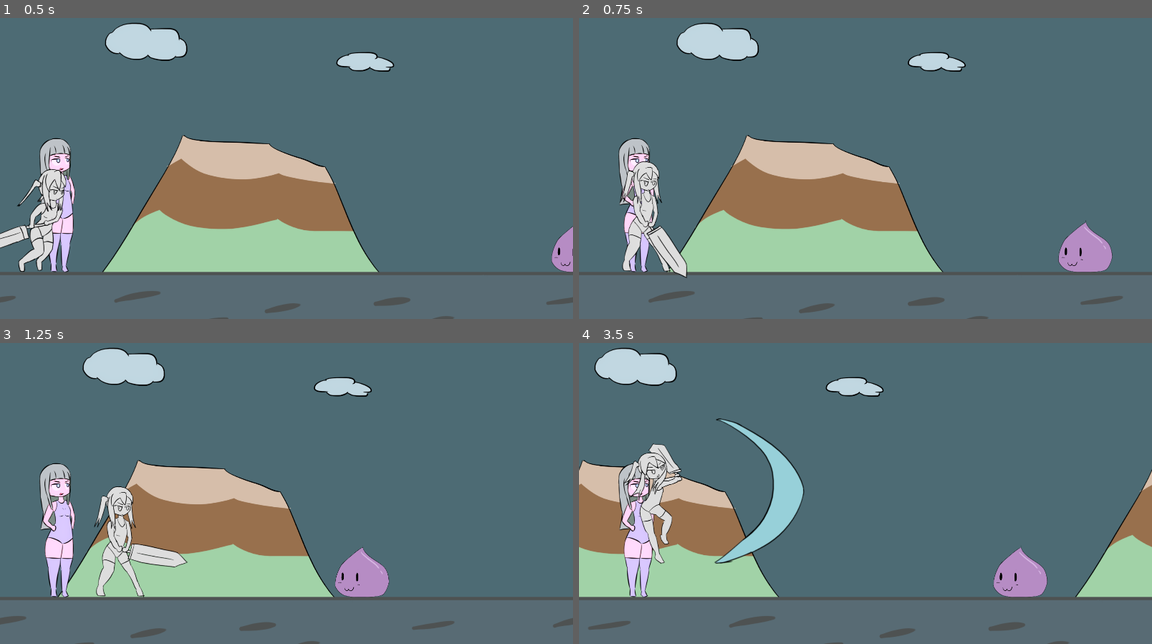
Above: before the commit, frames 1-4 (two rows, left to right).
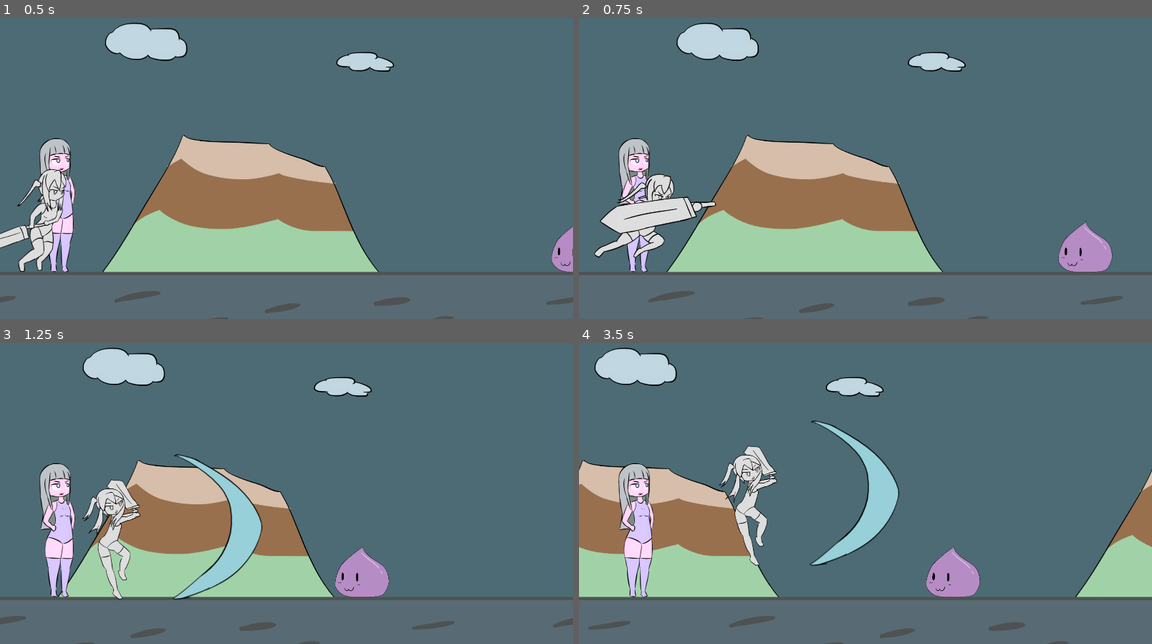
Above: after the commit, the same moments.

Repository: BeatMil/Animurun
Game: Godot game, scene res://Scenes/Forest.tscn
The game is run twice, just before and just after one commit, with the same random seed, the same clock (stepped at 60 frames per second) and the same inputs.
Inputs:
- Up to frame 1 (0.5 s): no input
- Up to frame 2 (0.75 s): tap Enter (ui_accept) at 0.5 s; hold U (block, bound only after the commit) from 0.53 s (still down)
- Up to frame 3 (1.25 s): keep holding U (block, bound only after the commit); tap Enter (ui_accept) at 0.77 s
- Up to frame 4 (3.5 s): release U (block, bound only after the commit) at 1.28 s; tap U (block, bound only after the commit) at 1.35, 2.85 s; tap Enter (ui_accept) at 1.52, 3.02 s; hold U (block, bound only after the commit) 2.03-2.78 s

Frame 1 is identical in both runs. In frame 2, 3.0% of the frame differs, in the area x 2-24%, y 47-87%; in frame 3, 4.2%; in frame 4, 9.3%, in the area x 7-82%, y 25-85%.

Commit message:
Chiichan can now block
Block significantly reduce push back

Diff:
--- a/Scenes/Forest.tscn
+++ b/Scenes/Forest.tscn
@@ -14,6 +14,8 @@
 [ext_resource type="AudioStream" uid="uid://4v3ipdlb1tan" path="res://Media/sfx/sword_attack01.wav" id="10_0d8bh"]
 [ext_resource type="AudioStream" uid="uid://cpwu06ws2r1cl" path="res://Media/sfx/hitHurt.wav" id="12_yfpkb"]
 [ext_resource type="Script" path="res://Scripts/DedWall.gd" id="14_em37p"]
+[ext_resource type="Texture2D" uid="uid://2nmwcl48ddwq" path="res://Media/sprites/chiichan_block.png" id="14_lluli"]
+[ext_resource type="AudioStream" uid="uid://cj0tmbngsm3js" path="res://Media/sfx/block02.wav" id="15_micpd"]
 [ext_resource type="AudioStream" uid="uid://cat3cfvygslnu" path="res://Media/sfx/dedExplosion.wav" id="15_prsb8"]
 [ext_resource type="Script" path="res://Scripts/DedMenu.gd" id="16_p1od0"]
 
@@ -108,6 +110,18 @@
 "transitions": PackedFloat32Array(1),
 "update": 0,
 "values": [Color(1, 1, 1, 1)]
+}
+tracks/7/type = "value"
+tracks/7/imported = false
+tracks/7/enabled = true
+tracks/7/path = NodePath(".:mass")
+tracks/7/interp = 1
+tracks/7/loop_wrap = true
+tracks/7/keys = {
+"times": PackedFloat32Array(0),
+"transitions": PackedFloat32Array(1),
+"update": 0,
+"values": [10.0]
 }
 
 [sub_resource type="Animation" id="Animation_gbfl8"]
@@ -256,6 +270,97 @@
 }
 tracks/3/use_blend = true
 
+[sub_resource type="Animation" id="Animation_bucmy"]
+resource_name = "block"
+length = 0.8
+step = 0.0833333
+tracks/0/type = "value"
+tracks/0/imported = false
+tracks/0/enabled = true
+tracks/0/path = NodePath("ChiichanPos/ChiichanRun:frame")
+tracks/0/interp = 1
+tracks/0/loop_wrap = true
+tracks/0/keys = {
+"times": PackedFloat32Array(0),
+"transitions": PackedFloat32Array(1),
+"update": 1,
+"values": [0]
+}
+tracks/1/type = "value"
+tracks/1/imported = false
+tracks/1/enabled = true
+tracks/1/path = NodePath("ChiichanPos/ChiichanRun:texture")
+tracks/1/interp = 1
+tracks/1/loop_wrap = true
+tracks/1/keys = {
+"times": PackedFloat32Array(0),
+"transitions": PackedFloat32Array(1),
+"update": 1,
+"values": [ExtResource("14_lluli")]
+}
+tracks/2/type = "value"
+tracks/2/imported = false
+tracks/2/enabled = true
+tracks/2/path = NodePath("ChiichanPos/ChiichanRun:hframes")
+tracks/2/interp = 1
+tracks/2/loop_wrap = true
+tracks/2/keys = {
+"times": PackedFloat32Array(0),
+"transitions": PackedFloat32Array(1),
+"update": 1,
+"values": [1]
+}
+tracks/3/type = "audio"
+tracks/3/imported = false
+tracks/3/enabled = true
+tracks/3/path = NodePath("AnimationPlayer/AudioStreamPlayer")
+tracks/3/interp = 1
+tracks/3/loop_wrap = true
+tracks/3/keys = {
+"clips": [{
+"end_offset": 0.0,
+"start_offset": 0.0,
+"stream": ExtResource("15_micpd")
+}],
+"times": PackedFloat32Array(0)
+}
+tracks/3/use_blend = true
+tracks/4/type = "value"
+tracks/4/imported = false
+tracks/4/enabled = true
+tracks/4/path = NodePath("ChiichanPos:position")
+tracks/4/interp = 1
+tracks/4/loop_wrap = true
+tracks/4/keys = {
+"times": PackedFloat32Array(0, 0.25, 0.583333, 0.75),
+"transitions": PackedFloat32Array(0.5, 1, 0.5, 0.5),
+"update": 0,
+"values": [Vector2(72, 37), Vector2(72, 7), Vector2(72, 0), Vector2(72, 37)]
+}
+tracks/5/type = "method"
+tracks/5/imported = false
+tracks/5/enabled = true
+tracks/5/path = NodePath(".")
+tracks/5/interp = 1
+tracks/5/loop_wrap = true
+tracks/5/keys = {
+"times": PackedFloat32Array(),
+"transitions": PackedFloat32Array(),
+"values": []
+}
+tracks/6/type = "value"
+tracks/6/imported = false
+tracks/6/enabled = true
+tracks/6/path = NodePath(".:mass")
+tracks/6/interp = 1
+tracks/6/loop_wrap = true
+tracks/6/keys = {
+"times": PackedFloat32Array(0, 0.75),
+"transitions": PackedFloat32Array(0, 1),
+"update": 0,
+"values": [10.0, 1.0]
+}
+
 [sub_resource type="Animation" id="Animation_uv8rb"]
 resource_name = "hurt"
 length = 0.333338
@@ -335,6 +440,18 @@
 "times": PackedFloat32Array(0)
 }
 tracks/5/use_blend = true
+tracks/6/type = "value"
+tracks/6/imported = false
+tracks/6/enabled = true
+tracks/6/path = NodePath("ChiichanPos:position")
+tracks/6/interp = 1
+tracks/6/loop_wrap = true
+tracks/6/keys = {
+"times": PackedFloat32Array(0),
+"transitions": PackedFloat32Array(1),
+"update": 0,
+"values": [Vector2(0, 0)]
+}
 
 [sub_resource type="Animation" id="Animation_c0ony"]
 resource_name = "run"
@@ -401,12 +518,25 @@
 "update": 0,
 "values": [Color(1, 1, 1, 1)]
 }
+tracks/5/type = "value"
+tracks/5/imported = false
+tracks/5/enabled = true
+tracks/5/path = NodePath("ChiichanPos:position")
+tracks/5/interp = 1
+tracks/5/loop_wrap = true
+tracks/5/keys = {
+"times": PackedFloat32Array(0),
+"transitions": PackedFloat32Array(1),
+"update": 0,
+"values": [Vector2(0, 0)]
+}
 
 [sub_resource type="AnimationLibrary" id="AnimationLibrary_8jhmc"]
 _data = {
 "RESET": SubResource("Animation_450t4"),
 "attack01": SubResource("Animation_gbfl8"),
 "attack01_2": SubResource("Animation_tft38"),
+"block": SubResource("Animation_bucmy"),
 "hurt": SubResource("Animation_uv8rb"),
 "run": SubResource("Animation_c0ony")
 }
@@ -501,7 +631,7 @@
 }
 
 [sub_resource type="Animation" id="Animation_ukyrn"]
-resource_name = "ded"
+resource_name = "ded_sfx"
 length = 2.0
 tracks/0/type = "audio"
 tracks/0/imported = false
@@ -534,7 +664,7 @@
 [sub_resource type="AnimationLibrary" id="AnimationLibrary_u3vp8"]
 _data = {
 "RESET": SubResource("Animation_xkxle"),
-"ded": SubResource("Animation_ukyrn")
+"ded_sfx": SubResource("Animation_ukyrn")
 }
 
 [sub_resource type="Animation" id="Animation_8j0fk"]
@@ -680,6 +810,7 @@
 [node name="Chiichan" type="RigidBody2D" parent="." node_paths=PackedStringArray("default_pos") groups=["chiichan"]]
 self_modulate = Color(1.5, 1.5, 1.5, 1)
 position = Vector2(492, 737)
+mass = 10.0
 max_contacts_reported = 3
 contact_monitor = true
 lock_rotation = true
@@ -763,6 +894,7 @@
 grow_horizontal = 2
 grow_vertical = 2
 script = ExtResource("16_p1od0")
+metadata/_edit_lock_ = true
 
 [node name="VBoxContainer" type="VBoxContainer" parent="CanvasLayer/DedMenu"]
 layout_mode = 1
@@ -771,6 +903,7 @@
 anchor_bottom = 1.0
 grow_horizontal = 2
 grow_vertical = 2
+metadata/_edit_lock_ = true
 
 [node name="VBoxContainer" type="VBoxContainer" parent="CanvasLayer/DedMenu/VBoxContainer"]
 layout_mode = 2
--- a/Scripts/Chiichan.gd
+++ b/Scripts/Chiichan.gd
@@ -30,6 +30,9 @@
 
 	if event.is_action_pressed("ui_accept"):
 		anim_player.play("attack01")
+
+	if event.is_action_pressed("block"):
+		anim_player.play("block")
 
 
 func spawn_hitbox01():
@@ -70,6 +73,6 @@
 
 
 func _on_animation_player_animation_finished(anim_name):
-	if anim_name == "attack01" or anim_name == "hurt":
+	if anim_name == "attack01" or anim_name == "hurt" or anim_name == "block":
 		anim_player.play("run")
 		can_move_to_default_pos = true
--- a/project.godot
+++ b/project.godot
@@ -24,7 +24,7 @@
 
 window/size/viewport_width=1920
 window/size/viewport_height=1080
-window/size/mode=3
+window/size/mode=2
 window/stretch/mode="viewport"
 
 [input]
@@ -32,6 +32,11 @@
 toggle_fullscreen={
 "deadzone": 0.5,
 "events": [Object(InputEventKey,"resource_local_to_scene":false,"resource_name":"","device":-1,"window_id":0,"alt_press …(182 unchanged characters)…
+]
+}
+block={
+"deadzone": 0.5,
+"events": [Object(InputEventKey,"resource_local_to_scene":false,"resource_name":"","device":-1,"window_id":0,"alt_pressed":false,"shift_pressed":false,"ctrl_pressed":false,"meta_pressed":false,"pressed":false,"keycode":0,"physical_keycode":85,"key_label":0,"unicode":117,"echo":false,"script":null)
 ]
 }
 
Binary file added: Media/sprites/chiichan_block.png
Not shown, added: Media/sprites/chiichan_block.png.import
Not shown: 1 places in Scenes/Forest.tscn that only renumber resources
